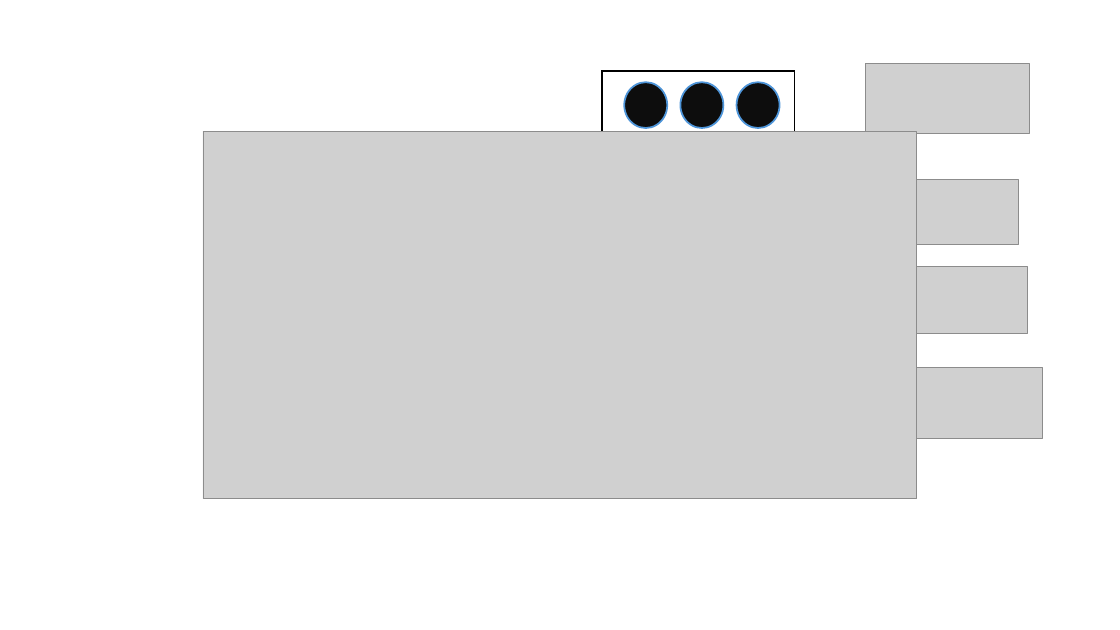
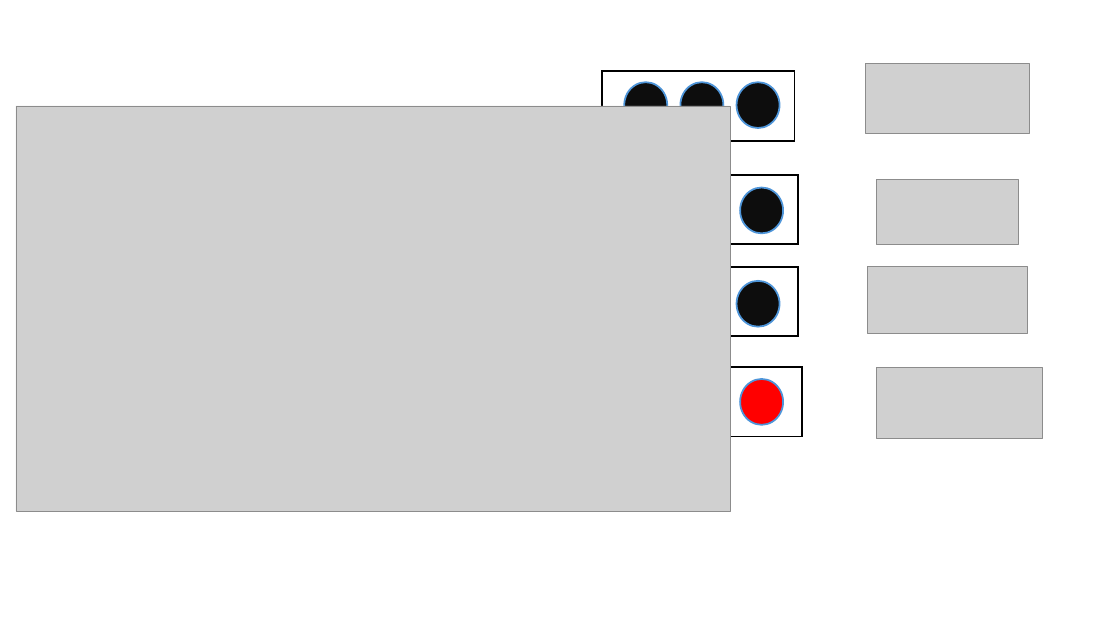
Before and after one commit to pirelaurent/IA_boite_blanche, a slide deck: slide 6 of outillage.pptx. Drawn at 1120x630 pixels with LibreOffice and Linux fonts; fonts in the diff are those of the drawing; grey boxes stand for pictures. Boxes give left, top, right and bottom in pixels: in the first picture for what was removed or moved away, otherwise in the second. Text is boxed around its words. In the diff, an @@ line names an element or a change of style, - is before the commit and + after.

```diff
--- a/outillage.pptx
+++ b/outillage.pptx
@@ picture: place and size @@
-picture at (203,131,918,499)
+picture at (16,106,730,511)
@@ rectangle added at (606,175,798,245), outline #000000 1.5 pt @@
@@ ellipse added at (740,187,783,234), fill #0D0D0D, outline #4E95D9 1.5 pt @@
@@ rectangle added at (606,267,798,337), outline #000000 1.5 pt @@
@@ ellipse added at (737,281,780,327), fill #0D0D0D, outline #4E95D9 1.5 pt @@
@@ rectangle added at (609,367,802,437), outline #000000 1.5 pt @@
@@ ellipse added at (740,379,783,425), fill #FF0000, outline #4E95D9 1.5 pt @@
```
Also in this commit, not shown: 2 other slides changed, 1 slide added, 1 slide removed, 9 other files.
